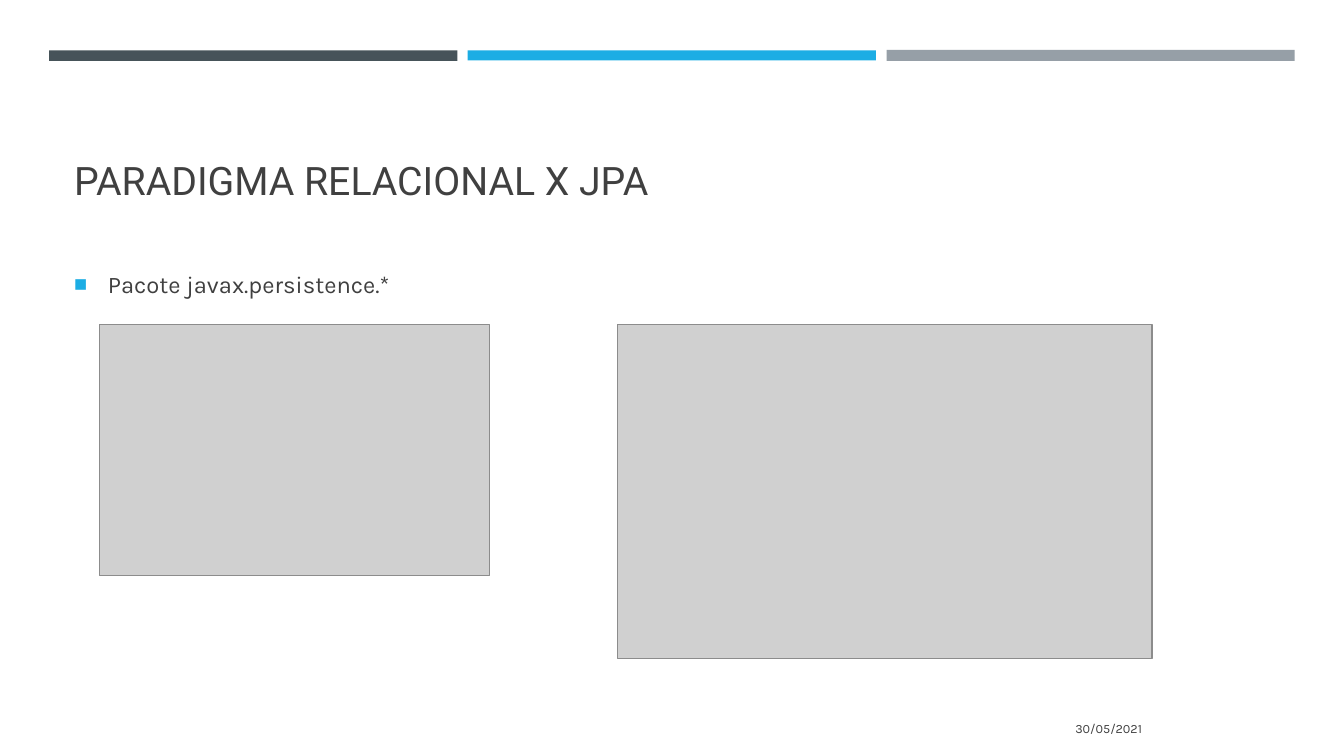
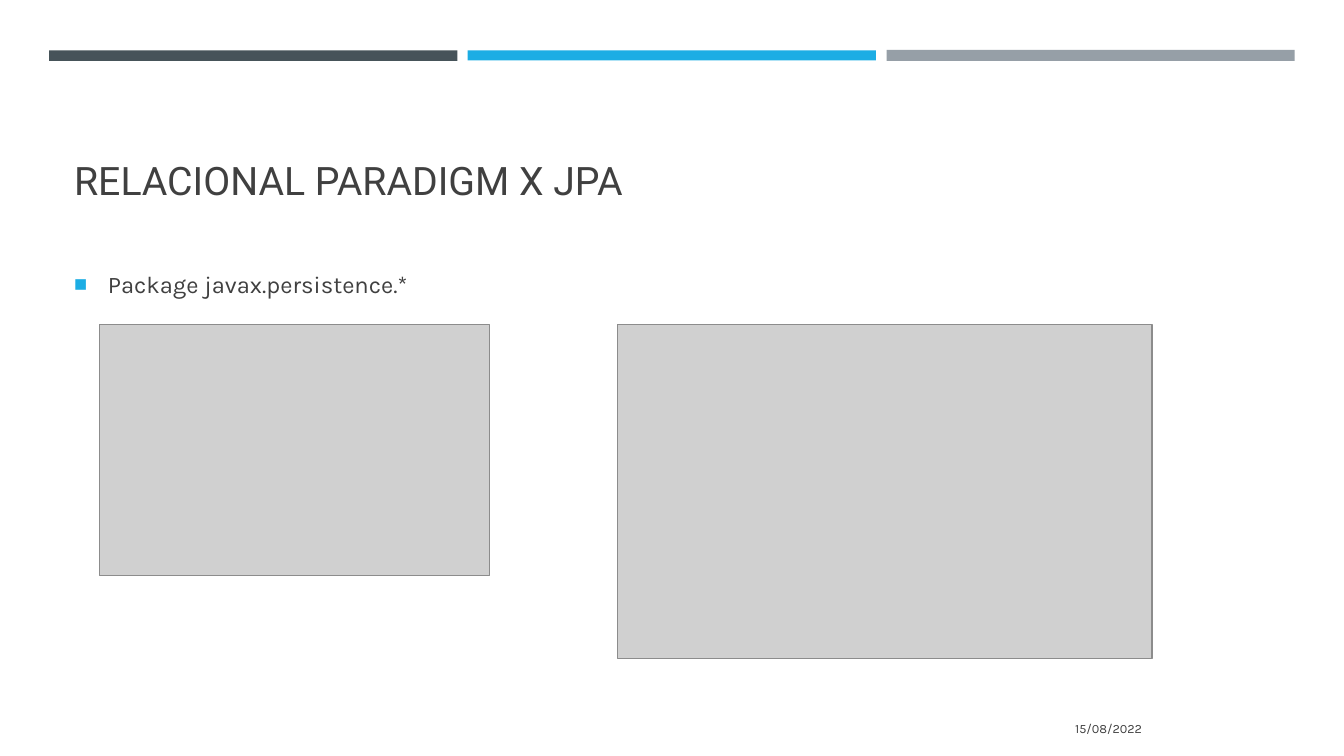
Before and after one commit to thiagoadelino/jpa-performance-issues, a slide deck: slide 5 of performance de consultas utilizando java persistence api.pptx. Drawn at 1344x756 pixels with LibreOffice and Linux fonts; fonts in the diff are those of the drawing; grey boxes stand for pictures. Boxes give left, top, right and bottom in pixels: in the first picture for what was removed or moved away, otherwise in the second. Text is boxed around its words. In the diff, an @@ line names an element or a change of style, - is before the commit and + after.

```diff
--- a/performance de consultas utilizando java persistence api.pptx
+++ b/performance de consultas utilizando java persistence api.pptx
@@ title at bbox=[74, 166, 622, 196]: text changed @@
-PARADIGMA RELACIONAL X JPA
+RELACIONAL PARADIGM X JPA
@@ text at bbox=[108, 276, 407, 299]: text changed @@
-■ Pacote javax.persistence.*
+■ Package javax.persistence.*
@@ text at bbox=[1075, 724, 1142, 734]: text changed @@
-30/05/2021
+15/08/2022
```
Also in this commit, not shown: 20 other slides changed, 5 slides added, 1 slide removed.
